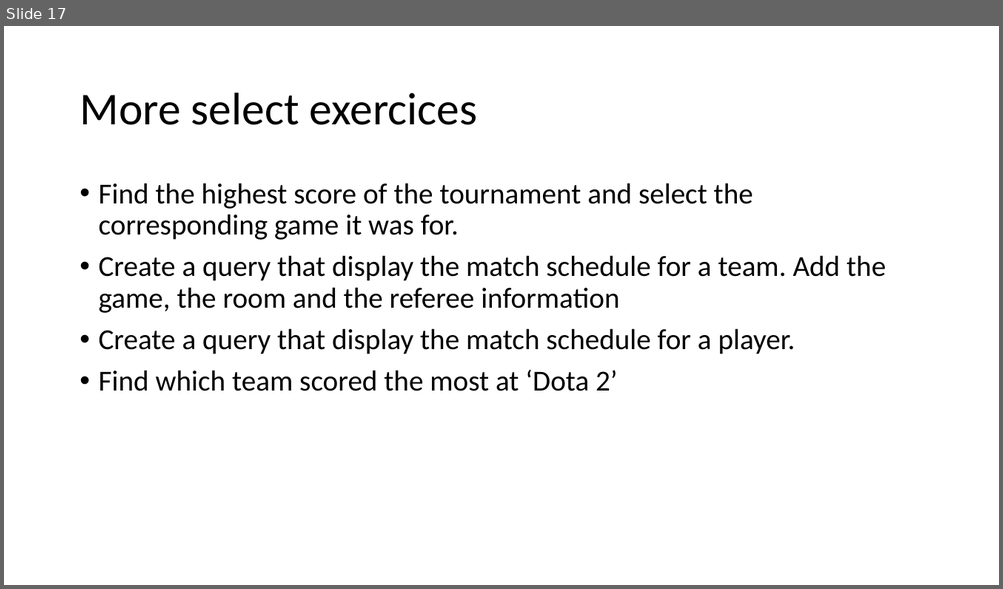
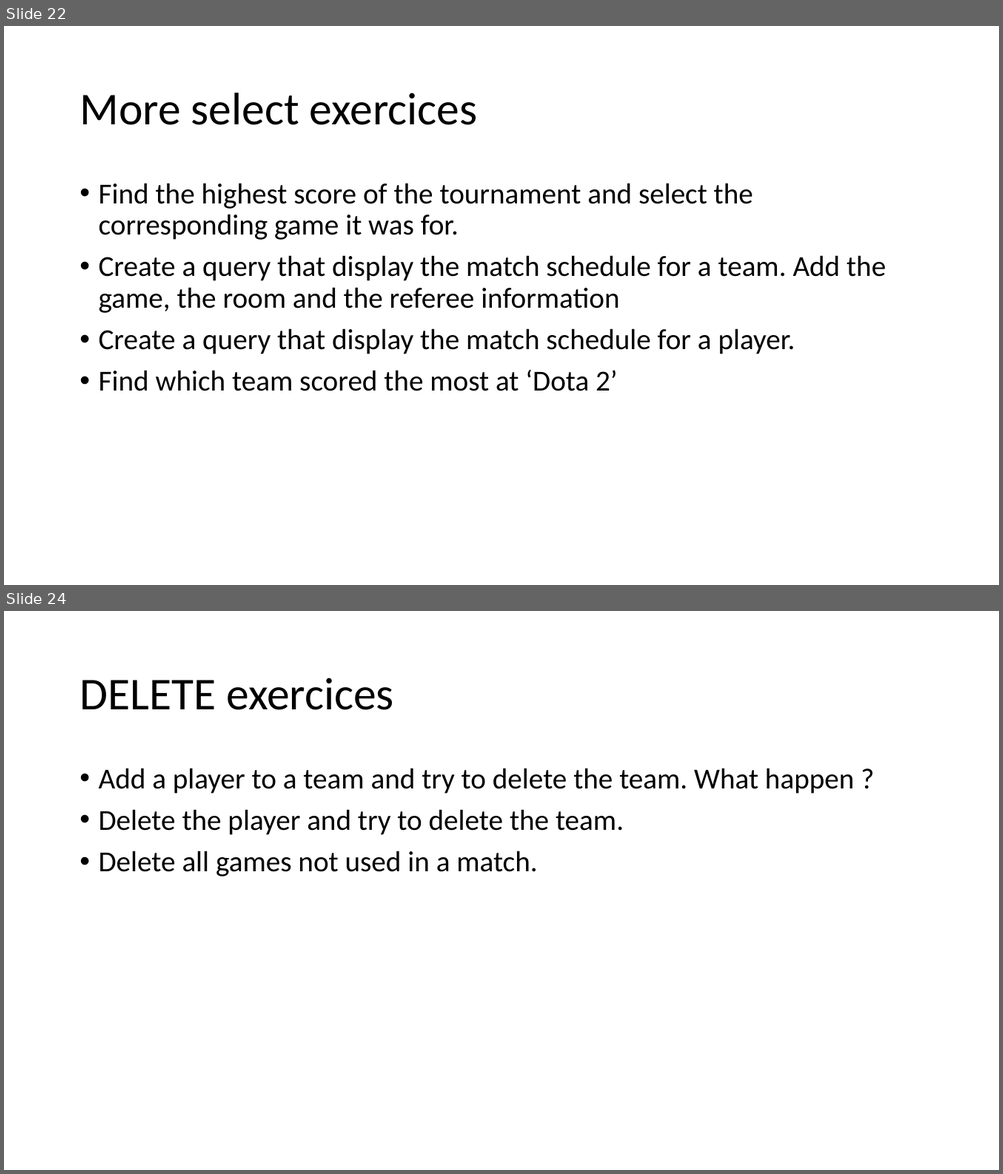
Before and after one commit to zeemil/ecoleit-1sql, a slide deck: Exercices SQL.pptx. Shown one above the other, each under a label of ours: slide 17 before the commit, slides 22 and 24 after it; the slides between them are not shown. The pictures are 1003x589 and 1003x1174 pixels, drawn with LibreOffice and Linux fonts; fonts in the diff are those of the drawing. Boxes give left, top, right and bottom in pixels: in the first picture for what was removed or moved away, otherwise in the second. Text is boxed around its words. In the diff, an @@ line names an element or a change of style, - is before the commit and + after.

Commit message:
Improve SQL theory and exercices

```diff
--- a/Exercices SQL.pptx
+++ b/Exercices SQL.pptx
@@ slide 24 added at [4, 611, 999, 1170], background #FFFFFF @@
@@ title added at [79, 678, 394, 710], 44 pt, text #000000 @@
+DELETE exercices
@@ text added at [99, 768, 854, 877], 28 pt, text #000000 @@
+• Add a player to a team and try to delete the team. What happen ?
+• Delete the player and try to delete the team.
+• Delete all games not used in a match.
@@ what was slide 17 is now slide 22 @@
```
Also in this commit, not shown: 2 slides changed, 5 other slides added, 1 other file.
